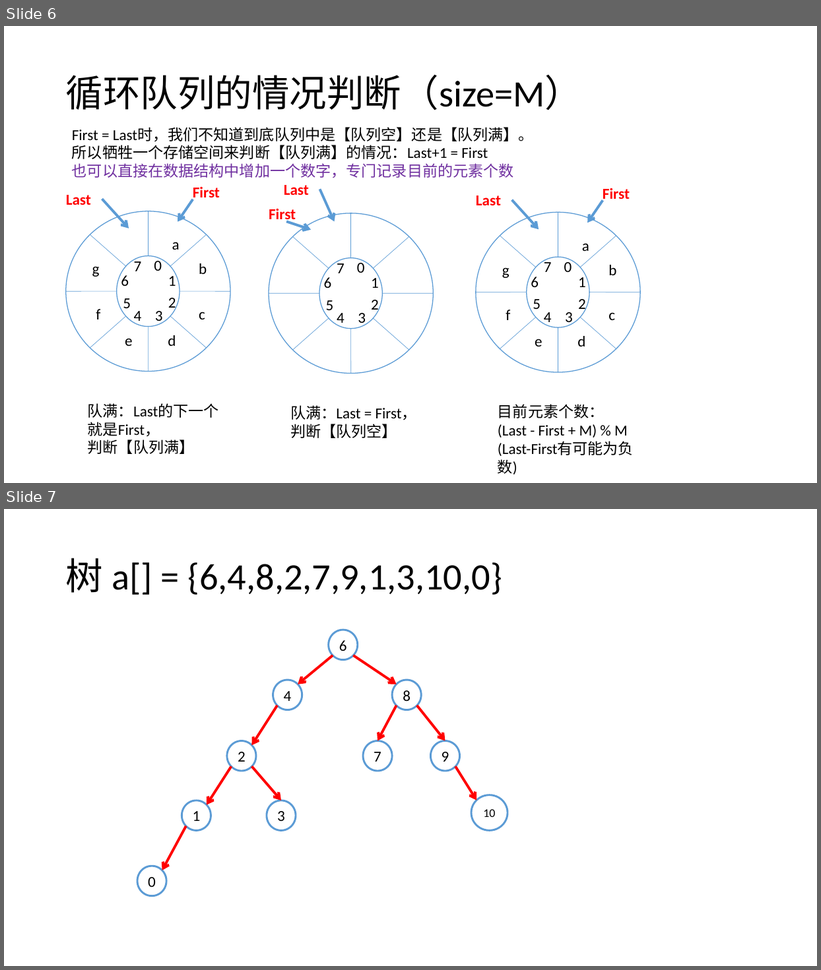
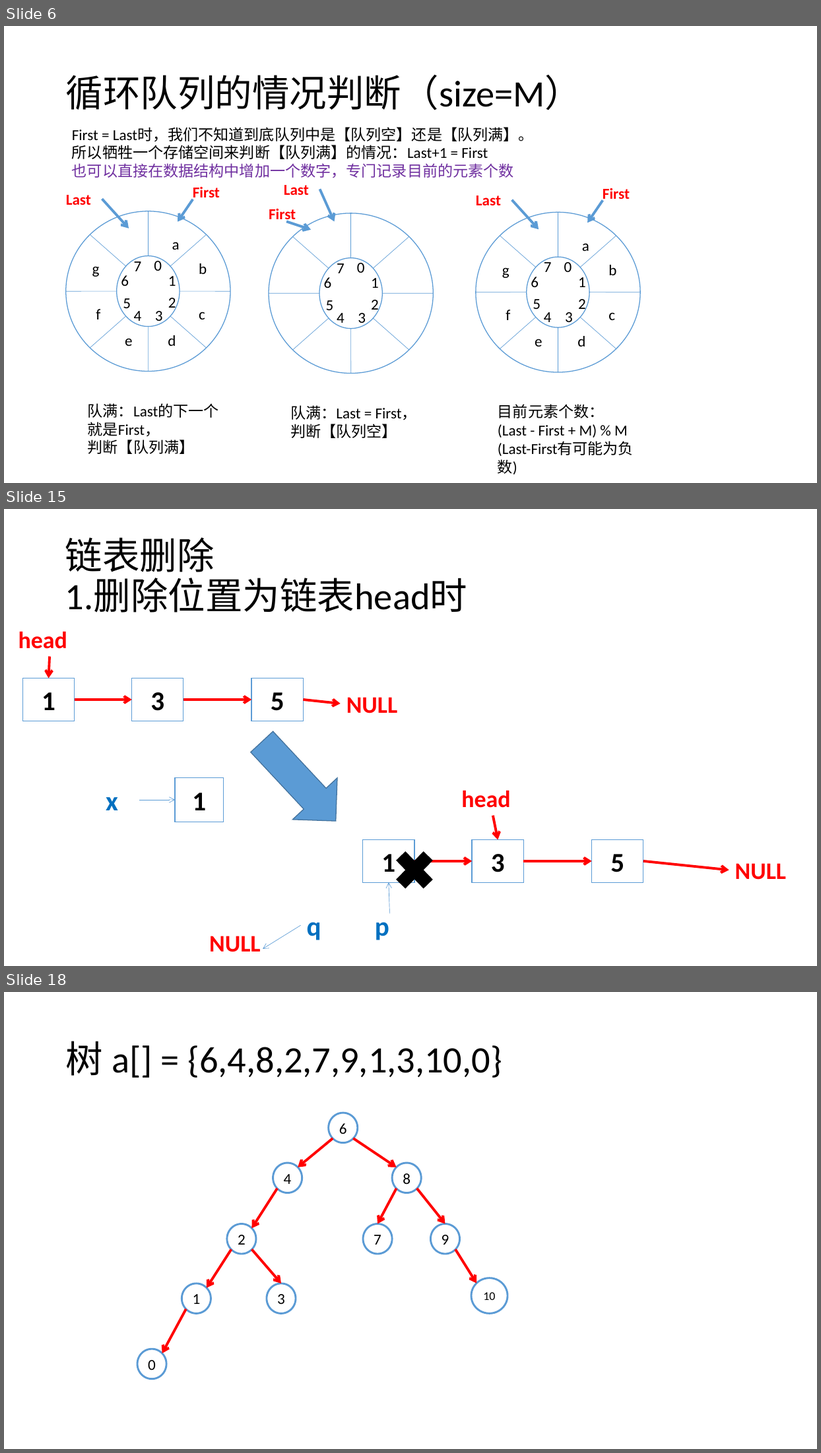
Before and after one commit to Waynefn/cpp_ds_algo, a slide deck: 课件/课件素材.pptx. Shown one above the other, each under a label of ours: slides 6 and 7 before the commit, slides 6, 15 and 18 after it; the slides between them are not shown. The pictures are 821x970 and 821x1453 pixels, drawn with LibreOffice and Linux fonts; fonts in the diff are those of the drawing. Boxes give left, top, right and bottom in pixels: in the first picture for what was removed or moved away, otherwise in the second. Text is boxed around its words. In the diff, an @@ line names an element or a change of style, - is before the commit and + after.

```diff
--- a/课件/课件素材.pptx
+++ b/课件/课件素材.pptx
@@ slide 15 added at <box>4,509,817,966</box>, background #FFFFFF @@
@@ title added at <box>65,537,468,613</box>, 44 pt, text #000000 @@
+链表删除
+1.删除位置为链表head时
@@ group added at <box>19,631,397,722</box>: 4 arrows, 3 rectangles, 2 texts @@
+1
+3
+5
+head
+NULL
@@ right arrow added at <box>240,721,358,842</box>, fill #5B9BD5, outline #43739E 1 pt @@
@@ rectangle added at <box>175,778,224,822</box>, fill #FFFFFF, outline #5B9BD5 1 pt, 32 pt, text #000000, bold @@
+1
@@ text added at <box>106,797,118,811</box>, 32 pt, text #0070C0, bold @@
+x
@@ arrow added from (139, 800) to (175, 800), #5B9BD5 0.5 pt @@
@@ cross added at <box>389,844,441,897</box>, fill #000000, outline #000000 1 pt @@
@@ arrow added from (644, 861) to (729, 870), #FF0000 3 pt @@
@@ group added at <box>363,790,786,883</box>: 3 rectangles, 3 arrows, 2 texts @@
+1
+3
+5
+head
+NULL
@@ arrow added from (390, 914) to (389, 883), #5B9BD5 0.5 pt @@
@@ text added at <box>307,922,321,941</box>, 32 pt, text #0070C0, bold @@
+q
@@ text added at <box>375,922,389,941</box>, 32 pt, text #0070C0, bold @@
+p
@@ text added at <box>209,936,260,953</box>, 28 pt, text #FF0000, bold @@
+NULL
@@ arrow added from (301, 925) to (263, 949), #5B9BD5 0.5 pt @@
@@ what was slide 7 is now slide 18 @@
```
Also in this commit, not shown: 10 other slides added, 3 other files.
